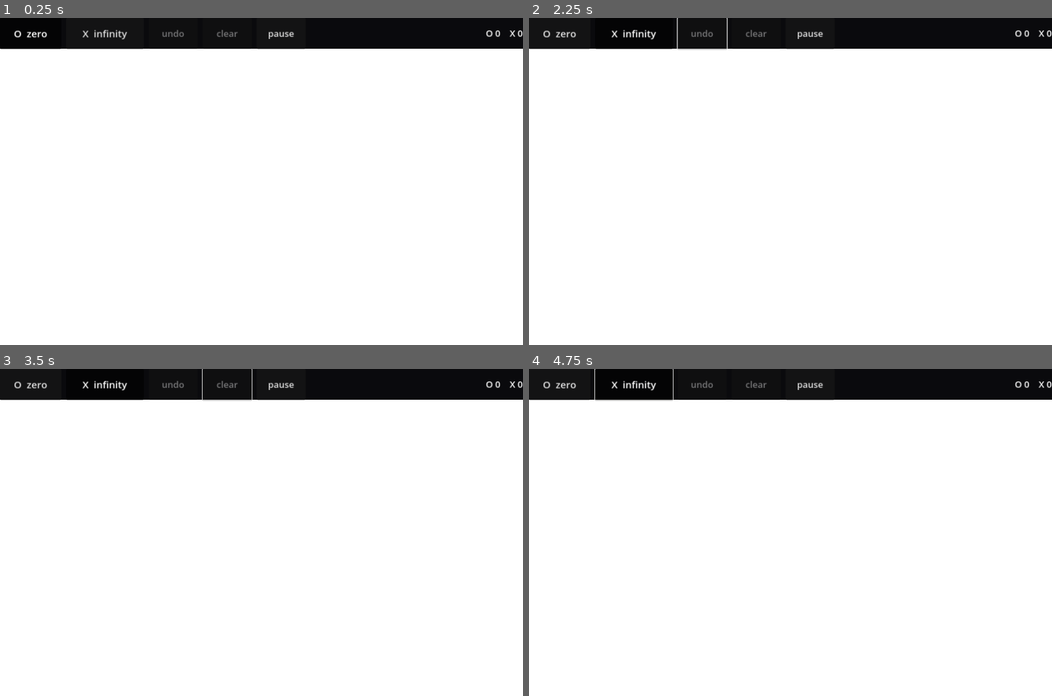
Above: before the commit, frames 1-4 (two rows, left to right).
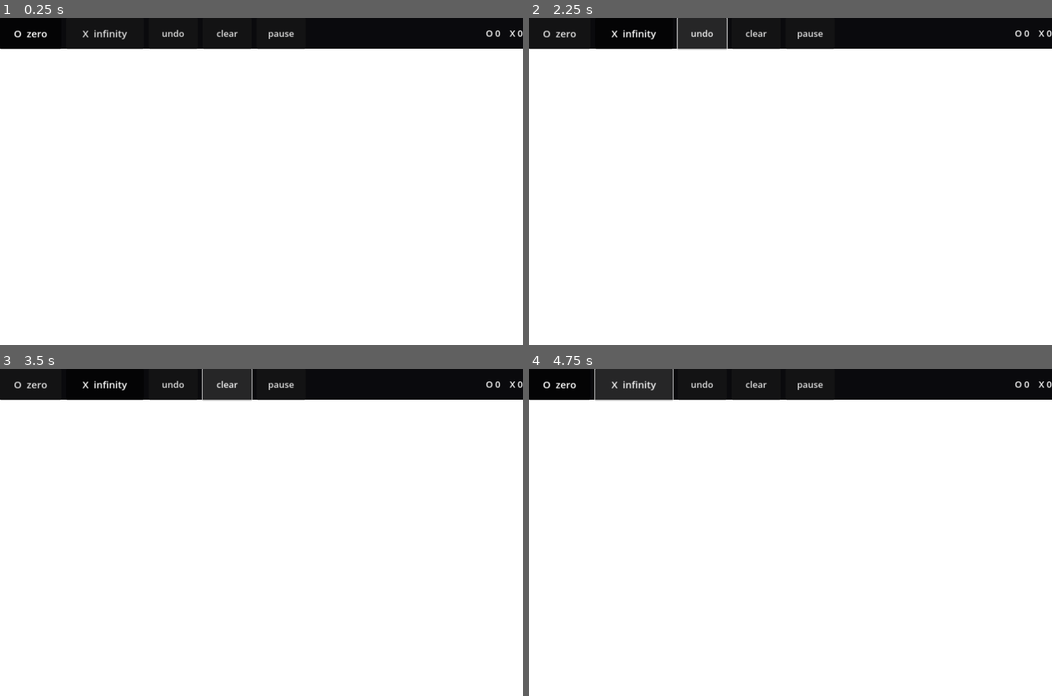
Above: after the commit, the same moments.

Repository: isomorphismes/wegert
Game: Godot game, scene res://main.tscn
Same seed, same stepped clock (60 frames per second), same inputs: the game is played once before the commit and once after it.
Inputs (mouse positions are in pixels of both pictures, inside the frame that each line leads up to):
- Up to frame 1 (0.25 s): no input
- Up to frame 2 (2.25 s): click "O zero" at 0.5 s; click "X infinity" at 1.25 s; click (701, 34) at 2 s, where only the run after the commit has a clickable "undo"
- Up to frame 3 (3.5 s): click (224, 385) at 2.75 s, where only the run after the commit has a clickable "clear"
- Up to frame 4 (4.75 s): click "O zero" at 3.5 s; click "X infinity" at 4.25 s

The runs differ from the first frame. In frame 1, 0.1% of the frame differs, in the area x 28-48%, y 3-10%; in frame 2, 0.1%; in frame 3, 0.1%; in frame 4, 1.4%, in the area x 2-48%, y 0-10%.
Error after the commit: Invalid access to property or key 'pressed' on a base object of type 'null instance'. (res://main.gd:36)

Commit message:
Add pan and zoom camera controls

Diff:
--- a/main.gd
+++ b/main.gd
@@ -1,15 +1,22 @@
 extends Control
 
 const MAX_POINTS := 16
-const Y_HALF_EXTENT := 2.5
+const INITIAL_Y_HALF_EXTENT := 2.5
+const MIN_Y_HALF_EXTENT := 0.05
+const MAX_Y_HALF_EXTENT := 100.0
+const ZOOM_FACTOR := 1.5
 const PHASE_CYCLE_SECONDS := 6.0
 
-enum Mode { ZERO, POLE }
+enum Mode { MOVE, ZERO, POLE }
 
 @onready var portrait: ColorRect = $Portrait
 @onready var marker_layer: Control = $MarkerLayer
+@onready var move_button: Button = $Toolbar/MoveButton
 @onready var zero_button: Button = $Toolbar/ZeroButton
 @onready var pole_button: Button = $Toolbar/PoleButton
+@onready var zoom_out_button: Button = $Toolbar/ZoomOutButton
+@onready var zoom_in_button: Button = $Toolbar/ZoomInButton
+@onready var center_button: Button = $Toolbar/CenterButton
 @onready var undo_button: Button = $Toolbar/UndoButton
 @onready var clear_button: Button = $Toolbar/ClearButton
 @onready var pause_button: Button = $Toolbar/PauseButton
@@ -22,10 +29,16 @@
 var history: Array[int] = []
 var phase := 0.0
 var animate := true
+var view_center := Vector2.ZERO
+var y_half_extent := INITIAL_Y_HALF_EXTENT
 
 func _ready() -> void:
+	move_button.pressed.connect(_select_move)
 	zero_button.pressed.connect(_select_zero)
 	pole_button.pressed.connect(_select_pole)
+	zoom_out_button.pressed.connect(_zoom_out)
+	zoom_in_button.pressed.connect(_zoom_in)
+	center_button.pressed.connect(_center_view)
 	undo_button.pressed.connect(_undo)
 	clear_button.pressed.connect(_clear)
 	pause_button.pressed.connect(_toggle_animation)
@@ -41,6 +54,13 @@
 	portrait_material.set_shader_parameter("phase_offset", phase)
 
 func _unhandled_input(event: InputEvent) -> void:
+	if mode == Mode.MOVE:
+		if event is InputEventScreenDrag and portrait.get_global_rect().has_point(event.position):
+			_pan_pixels(event.relative)
+		elif event is InputEventMouseMotion and (event.button_mask & MOUSE_BUTTON_MASK_LEFT) != 0 and portrait.get_global_rect().has_point(event.position):
+			_pan_pixels(event.relative)
+		return
+
 	if event is InputEventScreenTouch and event.pressed:
 		_place_from_screen(event.position)
 	elif event is InputEventMouseButton and event.button_index == MOUSE_BUTTON_LEFT and event.pressed:
@@ -60,7 +80,7 @@
 	if mode == Mode.ZERO:
 		zeros.append(point)
 		history.append(Mode.ZERO)
-	else:
+	elif mode == Mode.POLE:
 		poles.append(point)
 		history.append(Mode.POLE)
 
@@ -71,20 +91,35 @@
 	var rect := portrait.get_global_rect()
 	var uv := (screen_position - rect.position) / rect.size
 	var aspect := rect.size.x / rect.size.y
-	return Vector2(
-		(uv.x * 2.0 - 1.0) * Y_HALF_EXTENT * aspect,
-		(1.0 - uv.y * 2.0) * Y_HALF_EXTENT
+	return view_center + Vector2(
+		(uv.x * 2.0 - 1.0) * y_half_extent * aspect,
+		(1.0 - uv.y * 2.0) * y_half_extent
 	)
 
 func _complex_to_marker_position(point: Vector2) -> Vector2:
 	var size := portrait.size
 	var aspect := size.x / size.y
-	var x_half := Y_HALF_EXTENT * aspect
+	var x_half := y_half_extent * aspect
+	var relative := point - view_center
 	var uv := Vector2(
-		(point.x / x_half + 1.0) * 0.5,
-		(1.0 - point.y / Y_HALF_EXTENT) * 0.5
+		(relative.x / x_half + 1.0) * 0.5,
+		(1.0 - relative.y / y_half_extent) * 0.5
 	)
 	return portrait.position + uv * size
+
+func _pan_pixels(relative_pixels: Vector2) -> void:
+	if portrait.size.x <= 0.0 or portrait.size.y <= 0.0:
+		return
+	var x_half := y_half_extent * portrait.size.x / portrait.size.y
+	view_center += Vector2(
+		-relative_pixels.x * (2.0 * x_half / portrait.size.x),
+		relative_pixels.y * (2.0 * y_half_extent / portrait.size.y)
+	)
+	_sync_camera()
+
+func _zoom(scale: float) -> void:
+	y_half_extent = clamp(y_half_extent * scale, MIN_Y_HALF_EXTENT, MAX_Y_HALF_EXTENT)
+	_sync_camera()
 
 func _shader_points(points: Array[Vector2]) -> Array[Vector2]:
 	var result: Array[Vector2] = []
@@ -98,14 +133,20 @@
 	portrait_material.set_shader_parameter("zeros", _shader_points(zeros))
 	portrait_material.set_shader_parameter("poles", _shader_points(poles))
 	portrait_material.set_shader_parameter("phase_offset", phase)
+	_sync_camera()
 	_update_status()
 
+func _sync_camera() -> void:
+	if portrait.size.y <= 0.0:
+		return
+	portrait_material.set_shader_parameter("aspect", portrait.size.x / portrait.size.y)
+	portrait_material.set_shader_parameter("view_center", view_center)
+	portrait_material.set_shader_parameter("y_half_extent", y_half_extent)
+	_rebuild_markers()
+	_update_status()
+
 func _geometry_changed() -> void:
-	if portrait.size.y <= 0.0:
-		return
-	portrait_material.set_shader_parameter("aspect", portrait.size.x / portrait.size.y)
-	portrait_material.set_shader_parameter("y_half_extent", Y_HALF_EXTENT)
-	_rebuild_markers()
+	_sync_camera()
 
 func _rebuild_markers() -> void:
 	for child in marker_layer.get_children():
@@ -117,6 +158,11 @@
 		_add_marker(point, "X")
 
 func _add_marker(point: Vector2, glyph: String) -> void:
+	var marker_position := _complex_to_marker_position(point)
+	var portrait_rect := Rect2(portrait.position, portrait.size)
+	if not portrait_rect.has_point(marker_position):
+		return
+
 	var marker := Label.new()
 	marker.text = glyph
 	marker.mouse_filter = Control.MOUSE_FILTER_IGNORE
@@ -127,8 +173,12 @@
 	marker.add_theme_color_override("font_outline_color", Color.BLACK)
 	marker.add_theme_constant_override("outline_size", 5)
 	marker.size = Vector2(48.0, 48.0)
-	marker.position = _complex_to_marker_position(point) - marker.size * 0.5
+	marker.position = marker_position - marker.size * 0.5
 	marker_layer.add_child(marker)
+
+func _select_move() -> void:
+	mode = Mode.MOVE
+	_update_mode_buttons()
 
 func _select_zero() -> void:
 	mode = Mode.ZERO
@@ -139,8 +189,19 @@
 	_update_mode_buttons()
 
 func _update_mode_buttons() -> void:
+	move_button.set_pressed_no_signal(mode == Mode.MOVE)
 	zero_button.set_pressed_no_signal(mode == Mode.ZERO)
 	pole_button.set_pressed_no_signal(mode == Mode.POLE)
+
+func _zoom_out() -> void:
+	_zoom(ZOOM_FACTOR)
+
+func _zoom_in() -> void:
+	_zoom(1.0 / ZOOM_FACTOR)
+
+func _center_view() -> void:
+	view_center = Vector2.ZERO
+	_sync_camera()
 
 func _undo() -> void:
 	if history.is_empty():
@@ -151,20 +212,22 @@
 	else:
 		poles.pop_back()
 	_sync_shader()
-	_rebuild_markers()
 
 func _clear() -> void:
 	zeros.clear()
 	poles.clear()
 	history.clear()
 	_sync_shader()
-	_rebuild_markers()
 
 func _toggle_animation() -> void:
 	animate = not animate
 	pause_button.text = "pause" if animate else "play"
 
 func _update_status() -> void:
-	status_label.text = "O %d    X %d" % [zeros.size(), poles.size()]
+	if not is_instance_valid(status_label):
+		return
+	status_label.text = "O %d  X %d   center %.2f%+.2fi   +/- %.2f" % [
+		zeros.size(), poles.size(), view_center.x, view_center.y, y_half_extent
+	]
 	undo_button.disabled = history.is_empty()
 	clear_button.disabled = history.is_empty()
